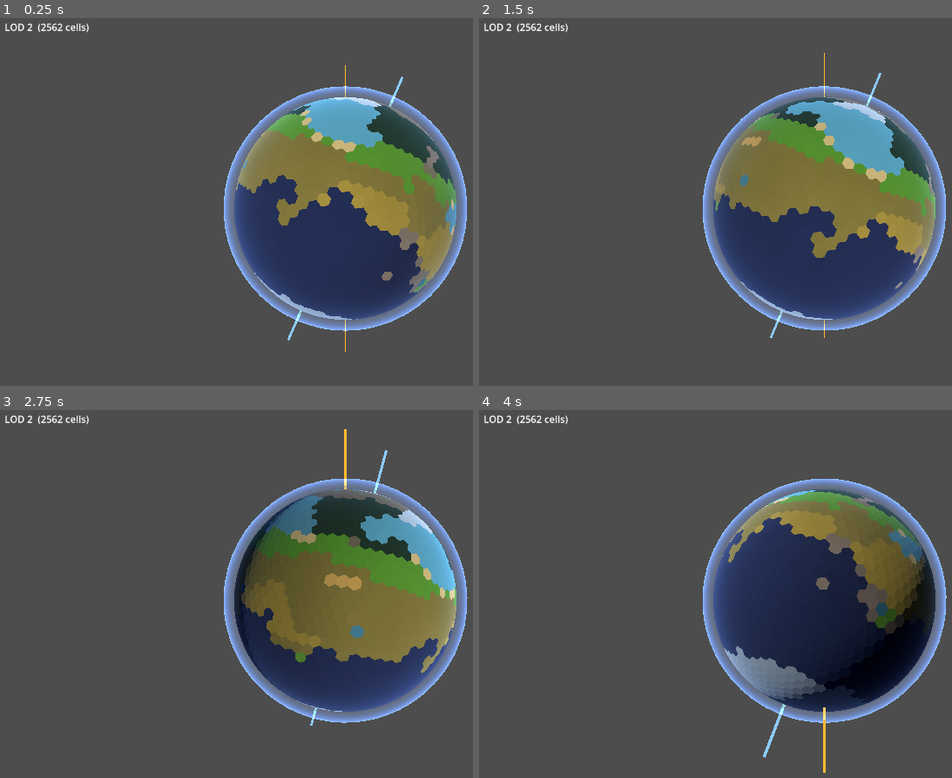
Above: before the commit, frames 1-4 (two rows, left to right).
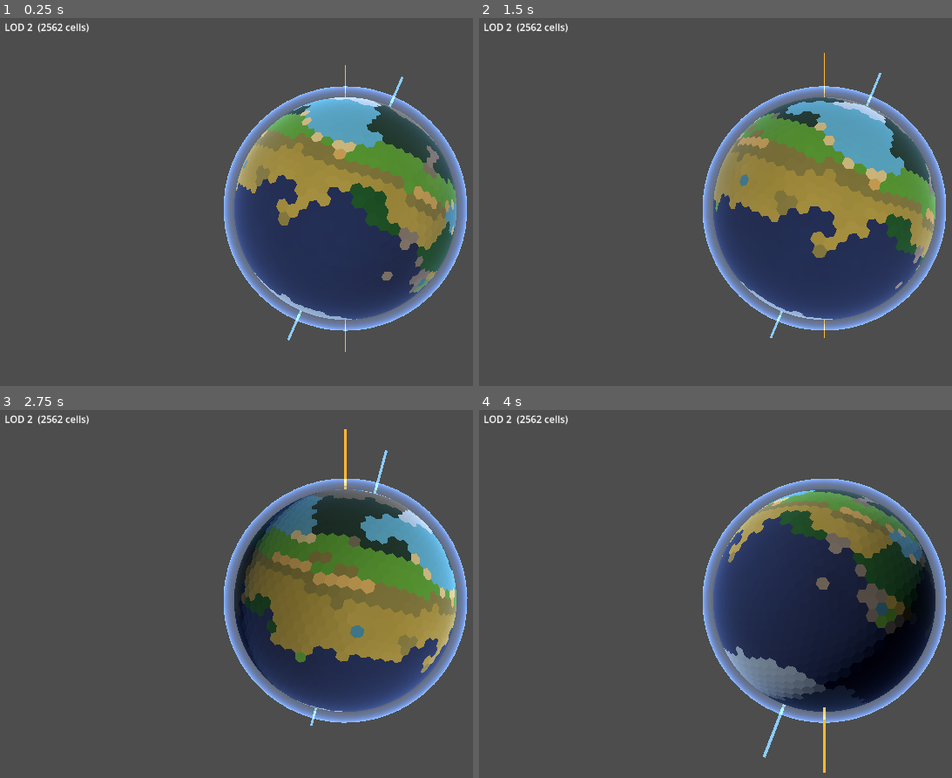
Above: after the commit, the same moments.

Repository: Halfwhit/hex-planet-gen
Game: Godot game, scene res://scenes/Main.tscn
Same seed, same stepped clock (60 frames per second), same inputs: the game is played once before the commit and once after it.
Inputs (mouse positions are in pixels of both pictures, inside the frame that each line leads up to):
- Up to frame 1 (0.25 s): no input
- Up to frame 2 (1.5 s): tap Enter at 0.5 s; move the mouse to (outside the picture) at 0.52 s; tap E at 0.6 s; click (outside the picture) at 0.67 s; drag from (687, 227) to (791, 286) at 1.27 s
- Up to frame 3 (2.75 s): move the mouse to (416, 513) at 2.02 s; tap E at 2.1 s; click (416, 513) at 2.17 s
- Up to frame 4 (4 s): drag from (791, 678) to (616, 542) at 2.77 s; move the mouse to (outside the picture) at 3.52 s; tap E at 3.6 s; click (outside the picture) at 3.67 s

The runs differ from the first frame. In frame 1, 4.5% of the frame differs, in the area x 49-97%, y 29-70%; in frame 2, 5.0%, in the area x 49-97%, y 29-69%; in frame 3, 4.6%; in frame 4, 2.8%.

Commit message:
Fix shrubland dominance by centering thresholds on new base_m
base_m was 0.32 but the shrubland bucket (0.24-0.38) straddled it, so
the noise peak filled shrubland.  Raised base_m to 0.38 and placed the
shrubland/savanna boundary at 0.38 so the distribution mean sits exactly
on the boundary — giving both roughly equal shares of interior cells.

Threshold changes:
  rainforest  > 0.52 → > 0.46
  savanna       0.38-0.52 → 0.38-0.46
  shrubland     0.24-0.38 → 0.30-0.38
  desert        < 0.24 → < 0.30

Subtropical lerp start 0.32 → 0.38 to stay consistent with new base.

Co-Authored-By: Claude Sonnet 4.6 <noreply@anthropic.com>

Diff:
--- a/scripts/HexPlanet.gd
+++ b/scripts/HexPlanet.gd
@@ -242,9 +242,9 @@
 		# mid-latitude moderate → polar dry.
 		var base_m: float
 		if lat < 0.15:
-			base_m = 0.32
+			base_m = 0.38
 		elif lat < 0.35:
-			base_m = lerpf(0.32, 0.16, (lat - 0.15) / 0.20)
+			base_m = lerpf(0.38, 0.18, (lat - 0.15) / 0.20)
 		elif lat < 0.60:
 			base_m = lerpf(0.16, 0.46, (lat - 0.35) / 0.25)
 		else:
@@ -536,11 +536,11 @@
 	# noise spread hits all four biomes in proportion.
 	if coastal:
 		return BIOME_BEACH
-	if moisture > 0.52:
+	if moisture > 0.46:
 		return BIOME_TROPICAL_RAINFOREST
 	if moisture > 0.38:
 		return BIOME_SAVANNA
-	if moisture > 0.24:
+	if moisture > 0.30:
 		return BIOME_SHRUBLAND
 	return BIOME_DESERT
 
